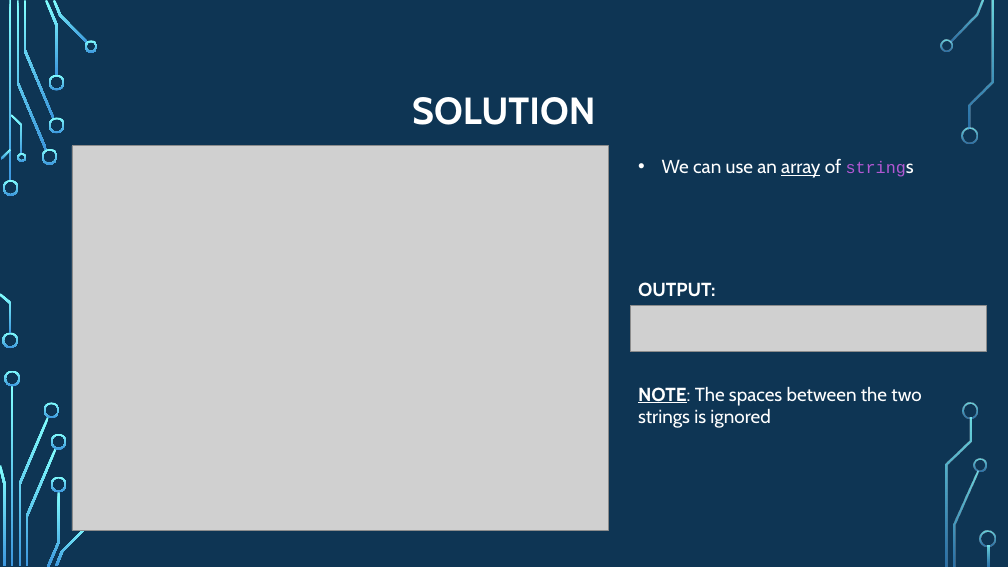
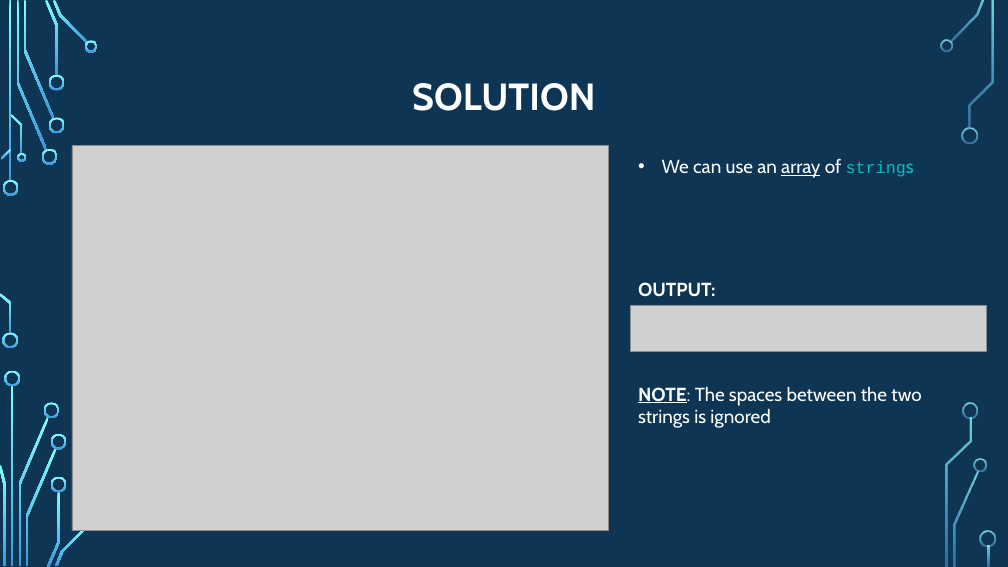
Before and after one commit to psypdt/ZIS_C-_Summer_Course_2019, a slide deck: slide 10 of Day_4/Day_4.pptx. Drawn at 1008x567 pixels with LibreOffice and Linux fonts; fonts in the diff are those of the drawing; grey boxes stand for pictures; background and template pictures are left out. Boxes give left, top, right and bottom in pixels: in the first picture for what was removed or moved away, otherwise in the second. Text is boxed around its words. In the diff, an @@ line names an element or a change of style, - is before the commit and + after.

```diff
--- a/Day_4/Day_4.pptx
+++ b/Day_4/Day_4.pptx
@@ title "SOLUTION": place and size @@
-title "SOLUTION" at [412,97,595,125]
+title "SOLUTION" at [412,83,595,111]
@@ text "We can use an array ..." at [638,159,842,428]: text colour #B258D3 to #00C0C0, text colour #FFFFFF to #00C0C0 in "strings" @@
```
Also in this commit, not shown: 14 other slides changed, 2 slides added.
